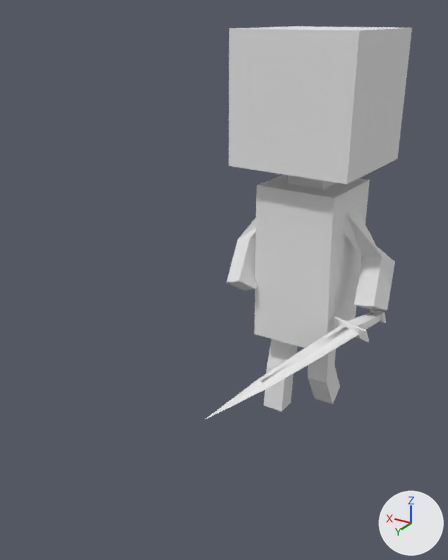
A saved change to the OBJ model Data/Animations/AttackPlayer/attack_000007.obj.
One viewpoint serves both versions: a 50 mm camera at (-0.724, 1.74, 0.971) aimed at (0.048, 0.453, 0.327). The lights are fixed; the arrows at lower right show +X, +Y and +Z. Where no turn or scale is listed for an object, it has been applied to the vertices.

Script lines for the objects in view, before the commit:
```python
me_plane_plane_002 = bpy.data.meshes.new('Plane_Plane.002')
me_plane_plane_002.from_pydata(...)  # 229 vertices, 448 faces, 1 loose edge; spans x -0.284..0.225, y -0.197..0.576, z -0.303..0.933
me_plane_plane_002.materials.append(mat_material)  # white #e7e7e7
ob_plane_plane_002 = bpy.data.objects.new('Plane_Plane.002', me_plane_plane_002)
ob_plane_plane_002.location = (0.0, 0.0, 0.0)
```
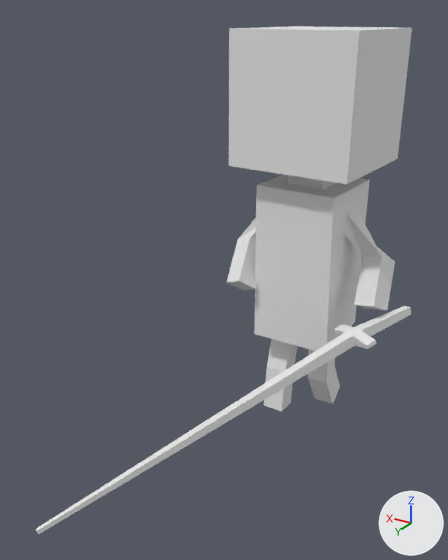
What the commit changed:
me_plane_plane_002 is used by ob_plane_plane_002; location (0.0, 0.0, 0.0).
me_plane_plane_002 had 229 vertices, 448 faces, 1 loose edge and spanned x -0.284..0.225, y -0.197..0.576, z -0.303..0.933.
me_plane_plane_002 now has 140 vertices, 268 faces and spans x -0.34..0.248, y -0.197..1.003, z -0.303..0.933.
me_plane_plane_002 part 1: a new loose piece of 24 vertices spanning x -0.34..0.248, y -0.013..1.003, z -0.176..0.155, in mat_material (white #e7e7e7).
me_plane_plane_002 part 2: the loose piece of 113 vertices spanning x -0.284..0.038, y 0.031..0.576, z -0.036..0.149 is deleted.

Boxes (x1, y1, x2, y2) around the edits, measured in the pictures (448 x 560 px):
'Plane_Plane.002', reshaped (82% wider, 29% taller): before (206, 26, 412, 419); after (36, 26, 412, 534)
part 1 of me_plane_plane_002, added: after (36, 306, 411, 534)
part 2 of me_plane_plane_002, deleted: before (206, 309, 386, 419)
